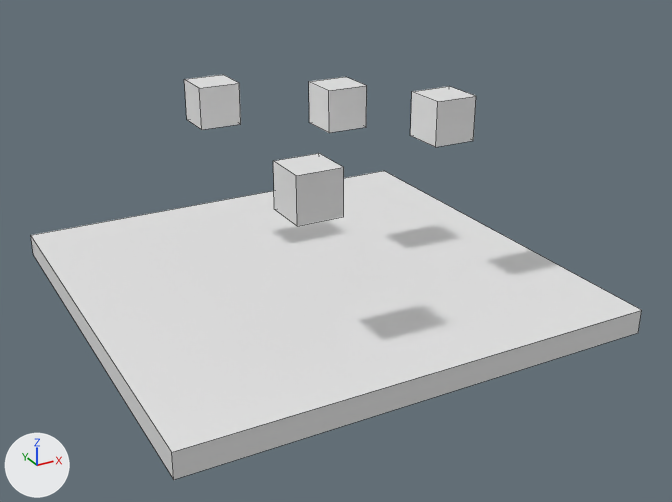
Two versions of the Blender file models/2fort bridge/scripting.blend, one commit apart.
Both versions are drawn from a 50 mm lens placed at (-279.0, -546.0, 292.0), pointed at (7.0, -27.0, 32.0). The axes (+X, +Y, +Z) are drawn at lower left. The lights are the same throughout. Mesh edges are drawn as thin lines.
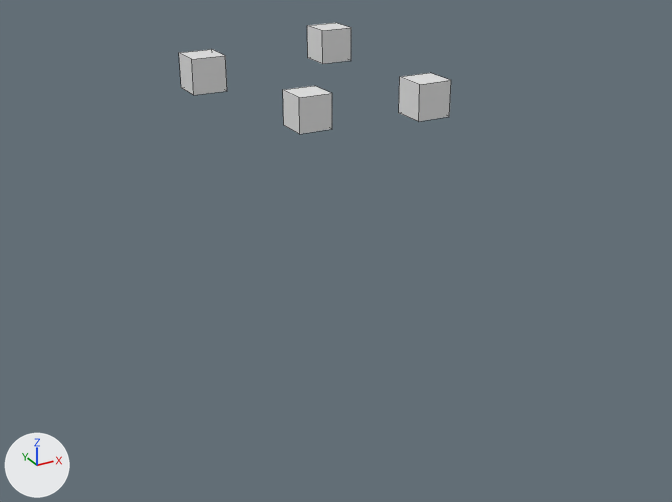
Where the newer file only moved an object's origin or applied its transform, the numbers keep the older frame.

The change, as a list of edits to the scene's bpy script:
```text
Change me_cube_006:
    where me_cube_006.from_pydata(...)  # 8 vertices, 6 faces; spans x -3.74..-1.74, y 3.64..5.64, z 7.17..9.17
    used by ob_cube_004; location = (0.0, 0.0, 0.0); scale = (14.9, 14.9, 14.9)
    me_cube_006 part 4: the whole mesh is scaled about its middle by 0.82, then moved by (-0.67, -0.72, 1.66)
Change me_cube_007:
    where me_cube_007.from_pydata(...)  # 8 vertices, 6 faces; spans x -4.29..-2.29, y -7.45..-5.45, z 6.34..8.34
    used by ob_cube_001; location = (0.0, 0.0, 0.0); scale = (14.9, 14.9, 14.9)
    me_cube_007 part 1: the whole mesh is scaled about its middle by 0.82, then moved by (3.29, 6.45, 1.19)
Change me_cube_008:
    where me_cube_008.from_pydata(...)  # 8 vertices, 6 faces; spans x 1.2..3.2, y 0.17..2.17, z 7.22..9.22
    used by ob_cube_002; location = (0.0, 0.0, 0.0); scale = (14.9, 14.9, 14.9)
    me_cube_008 part 2: the whole mesh is scaled about its middle by 0.82, then moved by (2.19, -4.03, 0.99)
Change me_cube_009:
    where me_cube_009.from_pydata(...)  # 8 vertices, 6 faces; spans x 3.65..5.65, y -4.95..-2.95, z 7.56..9.56
    used by ob_cube_003; location = (0.0, 0.0, 0.0); scale = (14.9, 14.9, 14.9)
    me_cube_009 part 3: the whole mesh is scaled about its middle by 0.82, then moved by (-0.75, 9.09, 1.71)
Change ob_cube:
    add ob_cube.hide_set(True)
```

Changed parts and their boxes [x1, y1, x2, y2] in the pictures (672 x 502 px):
'Cube', hidden
    before: [31, 171, 641, 480]
'Cube.001', mesh rescaled (31% narrower, 34% shorter)
    before: [273, 153, 344, 226]
    after: [283, 86, 332, 134]
'Cube.002', mesh rescaled (10% narrower, 14% shorter)
    before: [309, 77, 367, 133]
    after: [399, 73, 451, 121]
'Cube.003', mesh rescaled (33% narrower, 32% shorter)
    before: [410, 86, 476, 147]
    after: [307, 23, 351, 64]
'Cube.004', mesh rescaled (16% narrower, 16% shorter)
    before: [184, 75, 241, 130]
    after: [179, 49, 227, 95]
